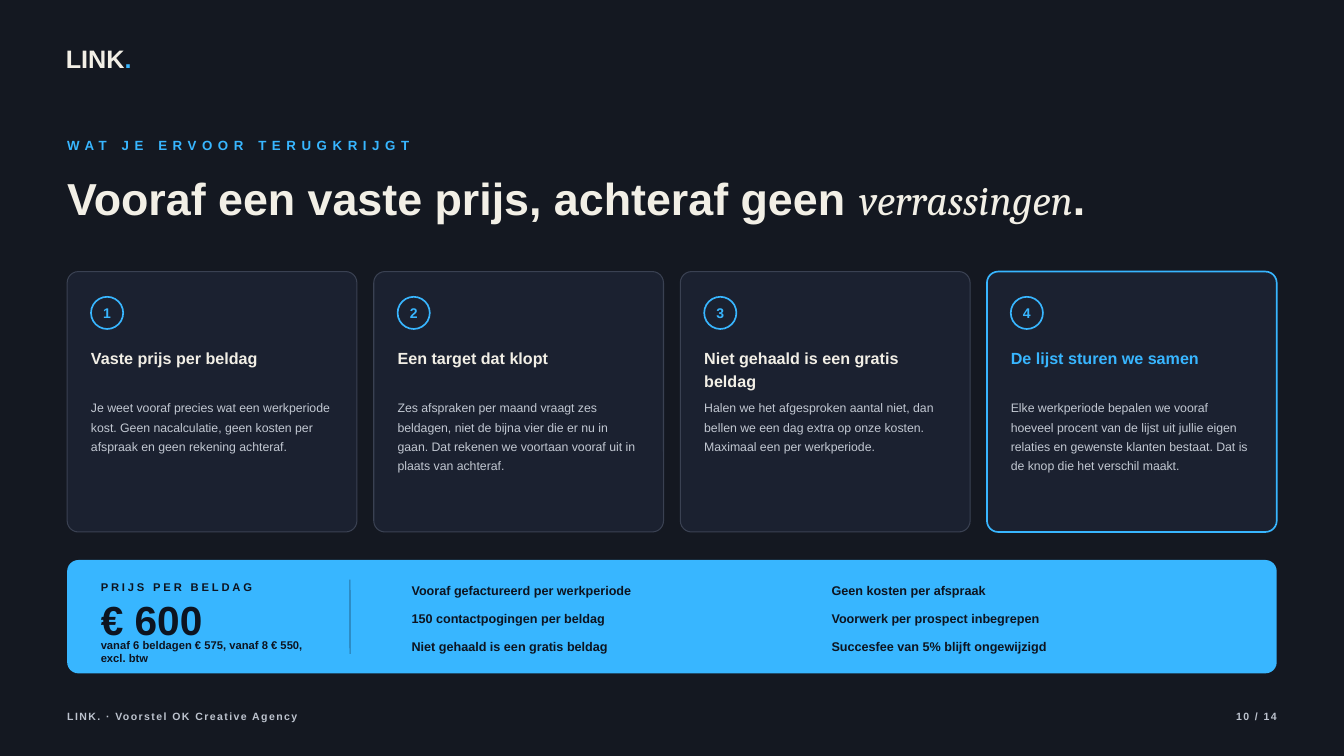
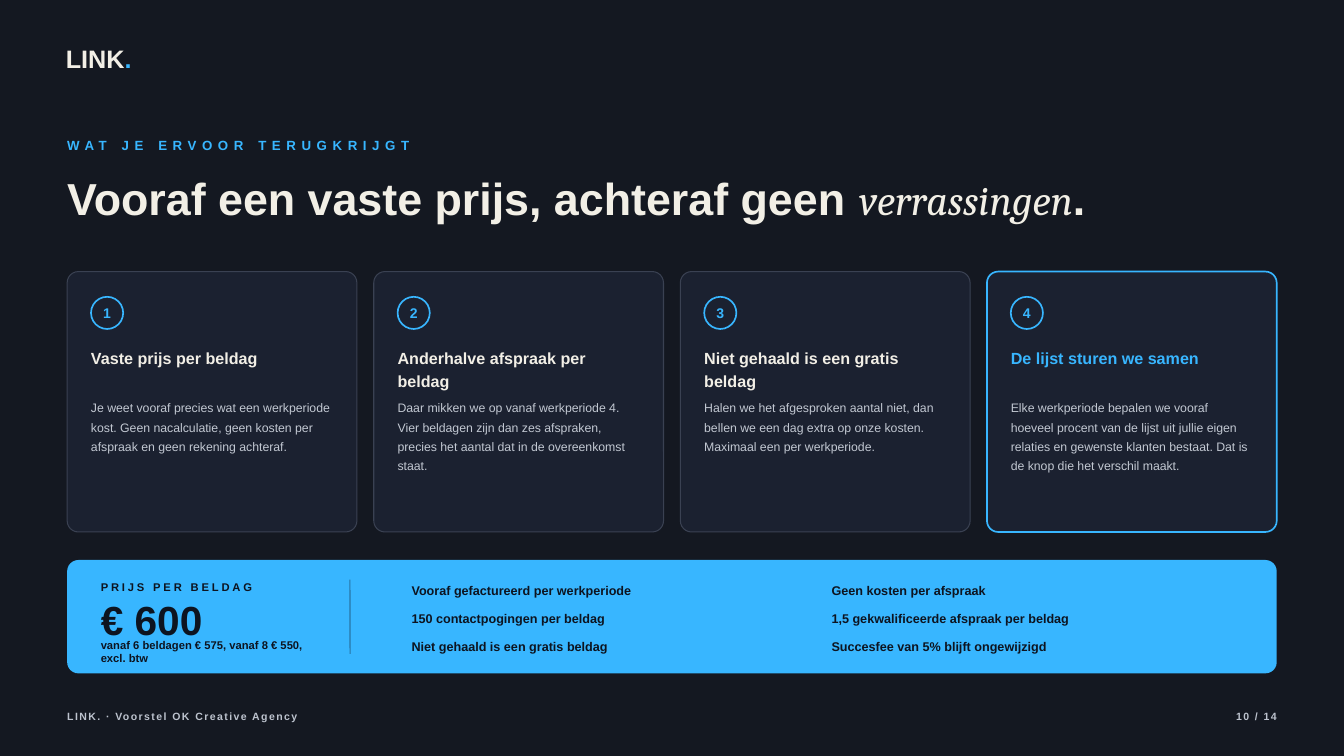
Before and after one commit to hens-lang/Test, a slide deck: slide 10 of output/LINK. voorstel OK Creative Agency.pptx. Drawn at 1344x756 pixels with LibreOffice and Linux fonts; fonts in the diff are those of the drawing; background and template pictures are left out. Boxes give left, top, right and bottom in pixels: in the first picture for what was removed or moved away, otherwise in the second. Text is boxed around its words. In the diff, an @@ line names an element or a change of style, - is before the commit and + after.

```diff
--- a/output/LINK. voorstel OK Creative Agency.pptx
+++ b/output/LINK. voorstel OK Creative Agency.pptx
@@ text at <box>398,352,586,390</box>: text changed @@
-Een target dat klopt
+Anderhalve afspraak per beldag
@@ text at <box>398,403,625,470</box>: text changed @@
-Zes afspraken per maand vraagt zes beldagen, niet de bijna vier die er nu in gaan. Dat rekenen we voortaan vooraf uit in plaats van achteraf.
+Daar mikken we op vanaf werkperiode 4. Vier beldagen zijn dan zes afspraken, precies het aantal dat in de overeenkomst staat.
@@ text at <box>832,614,1069,626</box>: text changed @@
-Voorwerk per prospect inbegrepen
+1,5 gekwalificeerde afspraak per beldag
```
Also in this commit, not shown: 5 other slides changed, 10 other files.
